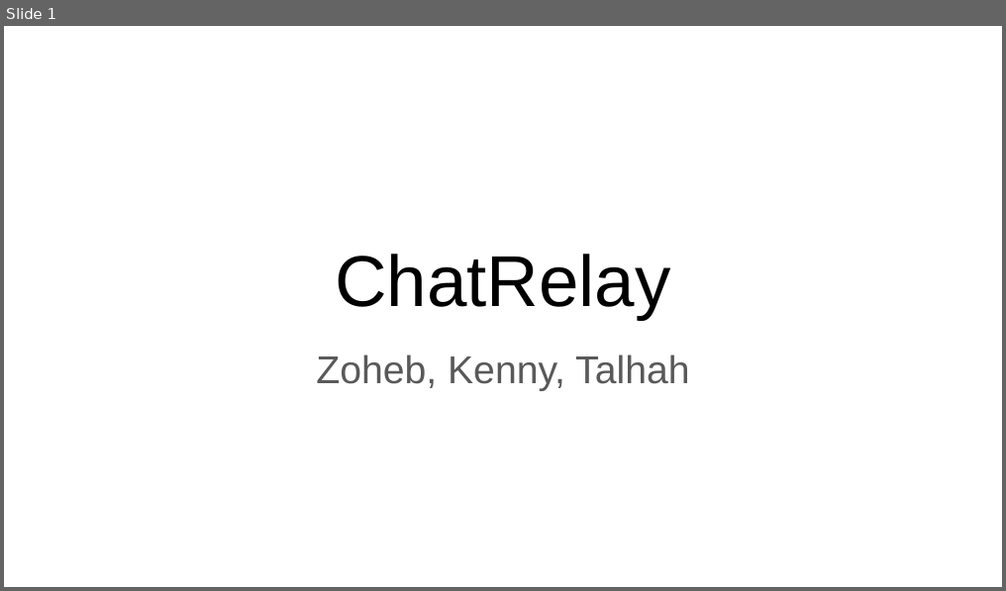
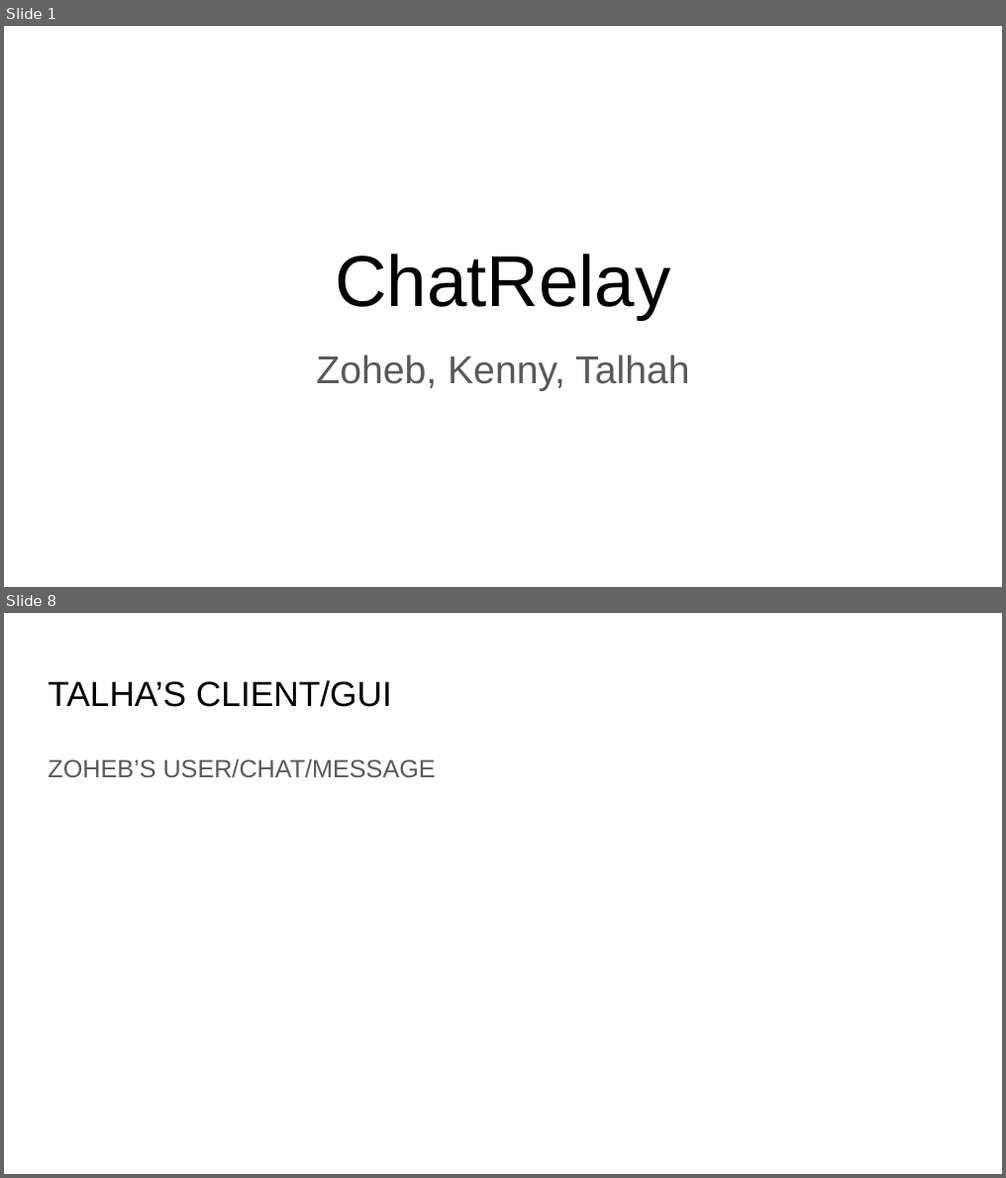
Before and after one commit to ZohebSharif/communicationsGroup4, a slide deck: Phase 3 Documents/chatRelayFinalPresentationSlides.pptx. Shown one above the other, each under a label of ours: slide 1 before the commit, slides 1 and 8 after it; the slides between them are not shown. The pictures are 1006x591 and 1006x1178 pixels, drawn with LibreOffice and Linux fonts; fonts in the diff are those of the drawing. Boxes give left, top, right and bottom in pixels: in the first picture for what was removed or moved away, otherwise in the second. Text is boxed around its words. In the diff, an @@ line names an element or a change of style, - is before the commit and + after.

Commit message:
finished slides for USER, MESSAGE, CHAT, and UNIT TESTING

```diff
--- a/Phase 3 Documents/chatRelayFinalPresentationSlides.pptx
+++ b/Phase 3 Documents/chatRelayFinalPresentationSlides.pptx
@@ slide 8 added at (x1=4, y1=613, x2=1002, y2=1174), background #FFFFFF @@
@@ title added at (x1=48, y1=680, x2=392, y2=707), 25.2 pt, text #000000 @@
+TALHA’S CLIENT/GUI
@@ text added at (x1=48, y1=759, x2=436, y2=778), 18 pt, text #595959 @@
+ZOHEB’S USER/CHAT/MESSAGE
```
Also in this commit, not shown: 13 other slides added.
